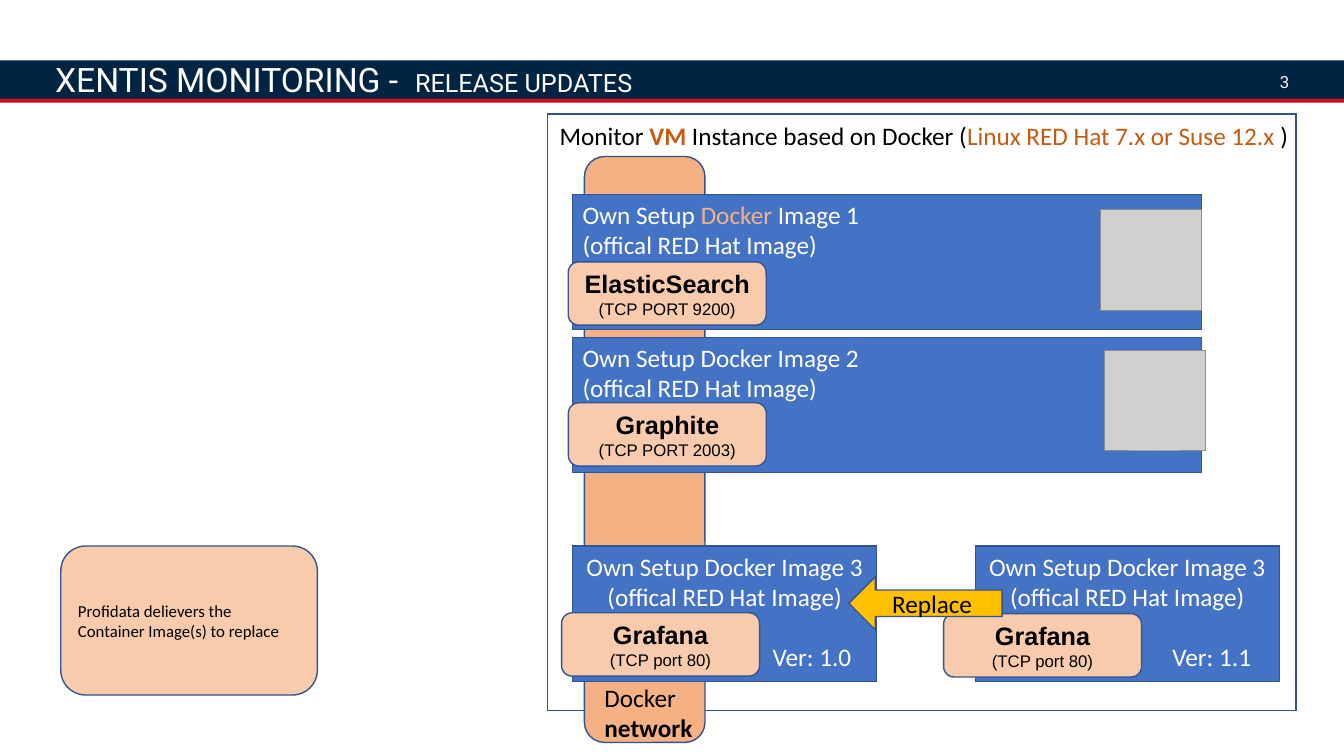
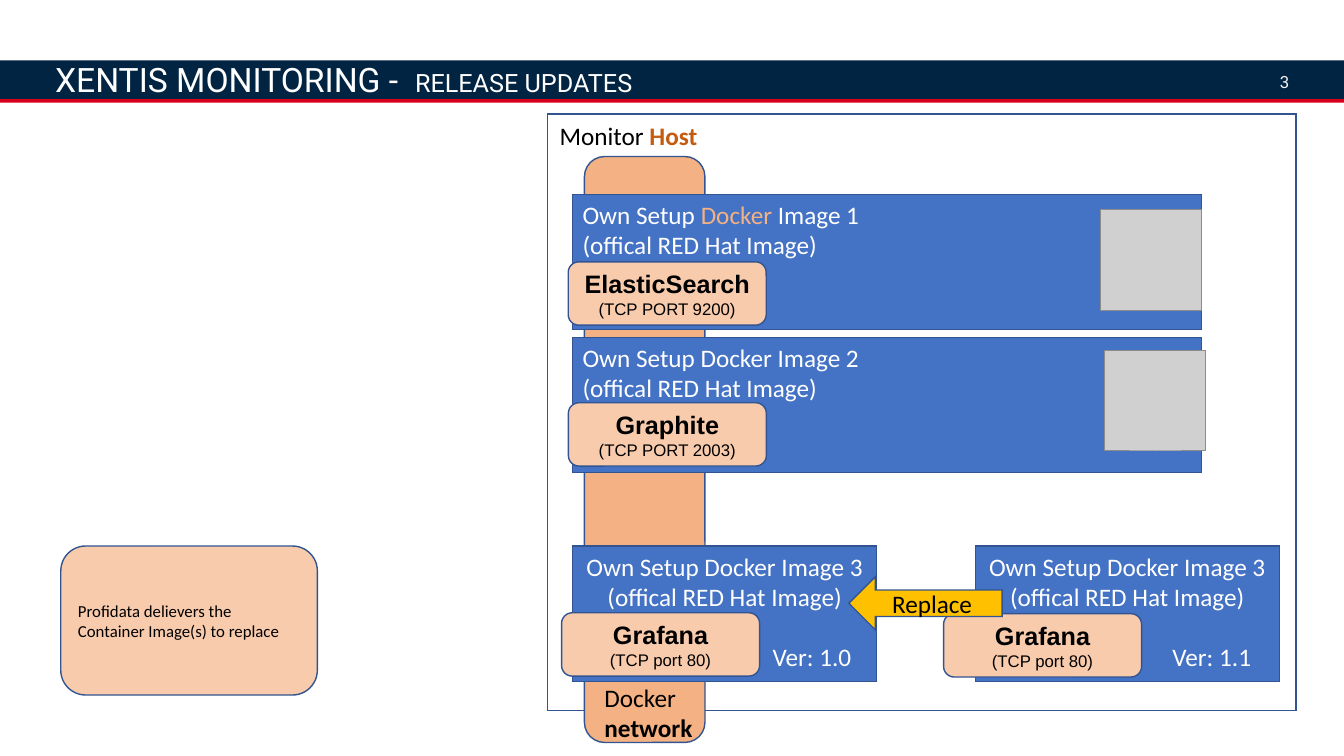
Before and after one commit to gwagner681105/pd_docker, a slide deck: slide 3 of XENTIS-Monitoring.pptx. Drawn at 1344x756 pixels with LibreOffice and Linux fonts; fonts in the diff are those of the drawing; grey boxes stand for pictures; background and template pictures are left out. Boxes give left, top, right and bottom in pixels: in the first picture for what was removed or moved away, otherwise in the second. Text is boxed around its words. In the diff, an @@ line names an element or a change of style, - is before the commit and + after.

```diff
--- a/XENTIS-Monitoring.pptx
+++ b/XENTIS-Monitoring.pptx
@@ text at [560,127,697,146]: text changed @@
-Monitor VM Instance based on Docker (Linux RED Hat 7.x or Suse 12.x )
+Monitor Host
```
Also in this commit, not shown: 8 other slides changed.
